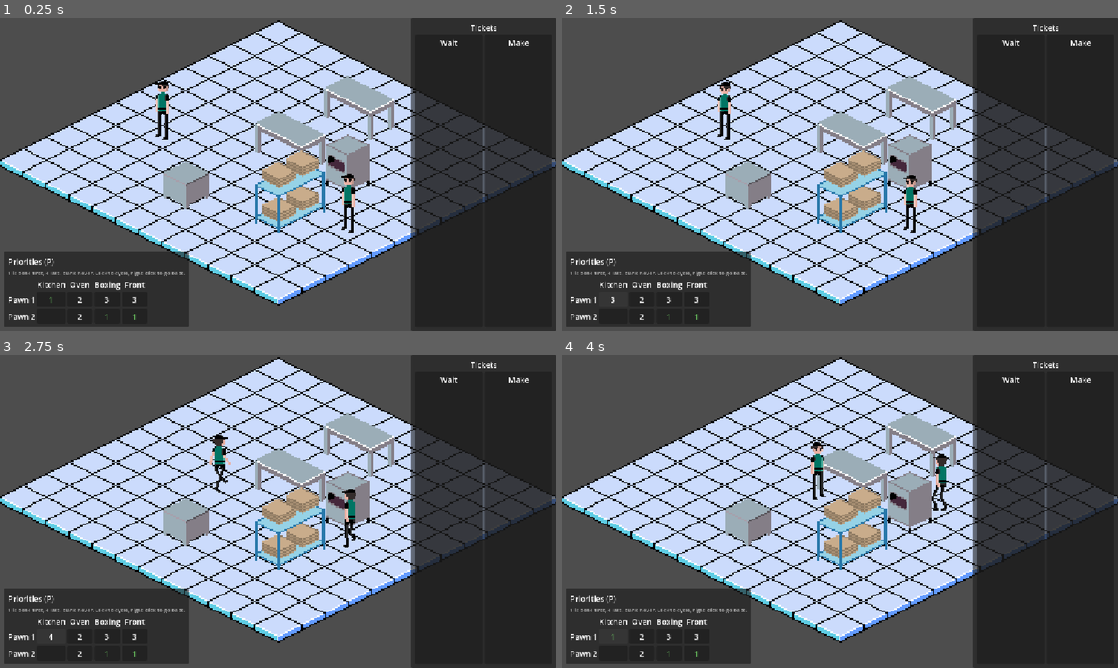
Above: before the commit, frames 1-4 (two rows, left to right).
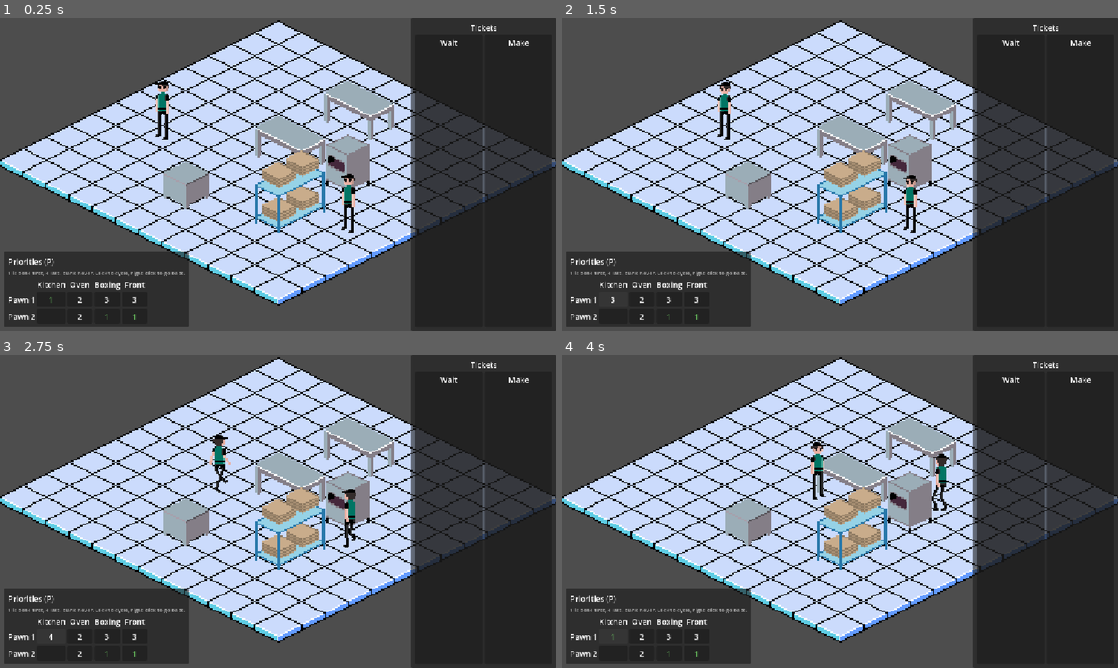
Above: after the commit, the same moments.

Repository: Evil-As-Shit/P-Za
Game: Godot game, scene res://scenes/world/world.tscn
The game is run twice, just before and just after one commit, with the same random seed, the same clock (stepped at 60 frames per second) and the same inputs.
Inputs (mouse positions are in pixels of both pictures, inside the frame that each line leads up to):
- Up to frame 1 (0.25 s): no input
- Up to frame 2 (1.5 s): click "1" at 0.5 s; click "2" at 1.25 s
- Up to frame 3 (2.75 s): click "3" at 2 s
- Up to frame 4 (4 s): click "4" at 2.75 s; click (612, 636) at 3.52 s

The runs differ from the first frame. In frame 1, 1.1% of the frame differs, in the area x 45-71%, y 18-45%; in frame 2, 1.1%; in frame 3, 1.1%; in frame 4, 1.0%.

Commit message:
Redrawn tables on the height guide; items sit at the tabletop center

Diff:
--- a/resources/stations/assembly_table.tres
+++ b/resources/stations/assembly_table.tres
@@ -10,11 +10,11 @@
 
 [sub_resource type="AtlasTexture" id="AtlasTexture_along_x"]
 atlas = ExtResource("3_sheet")
-region = Rect2(80, 0, 48, 47)
+region = Rect2(80, 0, 48, 48)
 
 [sub_resource type="AtlasTexture" id="AtlasTexture_along_y"]
 atlas = ExtResource("3_sheet")
-region = Rect2(32, 0, 48, 47)
+region = Rect2(32, 0, 48, 48)
 
 [sub_resource type="Resource" id="Resource_spot_a"]
 script = ExtResource("9_spot")
@@ -33,4 +33,4 @@
 footprint = Vector2i(2, 1)
 facing_textures = Array[Texture2D]([SubResource("AtlasTexture_along_x"), SubResource("AtlasTexture_along_y"), SubResource("AtlasTexture_along_x"), SubResource("AtlasTexture_along_y")])
 spots = Array[ExtResource("9_spot")]([SubResource("Resource_spot_a"), SubResource("Resource_spot_b")])
-item_offset = Vector2(0, -20)
+item_offset = Vector2(0, -16)
--- a/resources/stations/boxing_table.tres
+++ b/resources/stations/boxing_table.tres
@@ -10,11 +10,11 @@
 
 [sub_resource type="AtlasTexture" id="AtlasTexture_along_x"]
 atlas = ExtResource("3_sheet")
-region = Rect2(80, 0, 48, 47)
+region = Rect2(80, 0, 48, 48)
 
 [sub_resource type="AtlasTexture" id="AtlasTexture_along_y"]
 atlas = ExtResource("3_sheet")
-region = Rect2(32, 0, 48, 47)
+region = Rect2(32, 0, 48, 48)
 
 [sub_resource type="Resource" id="Resource_spot_a"]
 script = ExtResource("6_spot")
@@ -33,4 +33,4 @@
 footprint = Vector2i(2, 1)
 facing_textures = Array[Texture2D]([SubResource("AtlasTexture_along_x"), SubResource("AtlasTexture_along_y"), SubResource("AtlasTexture_along_x"), SubResource("AtlasTexture_along_y")])
 spots = Array[ExtResource("6_spot")]([SubResource("Resource_spot_a"), SubResource("Resource_spot_b")])
-item_offset = Vector2(0, -20)
+item_offset = Vector2(0, -16)
--- a/resources/stations/pickup_counter.tres
+++ b/resources/stations/pickup_counter.tres
@@ -22,4 +22,4 @@
 footprint = Vector2i(1, 1)
 facing_textures = Array[Texture2D]([SubResource("AtlasTexture_counter")])
 spots = Array[ExtResource("5_spot")]([SubResource("Resource_spot")])
-item_offset = Vector2(0, -20)
+item_offset = Vector2(0, -16)
--- a/resources/stations/small_oven.tres
+++ b/resources/stations/small_oven.tres
@@ -29,4 +29,4 @@
 facing_textures = Array[Texture2D]([SubResource("AtlasTexture_bottom0")])
 cover_textures = Array[Texture2D]([SubResource("AtlasTexture_top0")])
 spots = Array[ExtResource("4_spot")]([SubResource("Resource_spot")])
-item_offset = Vector2(0, -17)
+item_offset = Vector2(0, -16)
Binary file changed: Assets/Sprites/Object_Spritesheet.png
Binary file changed: art_templates/table_height_guide.png
Not shown, changed: docs/sprite_list.md
